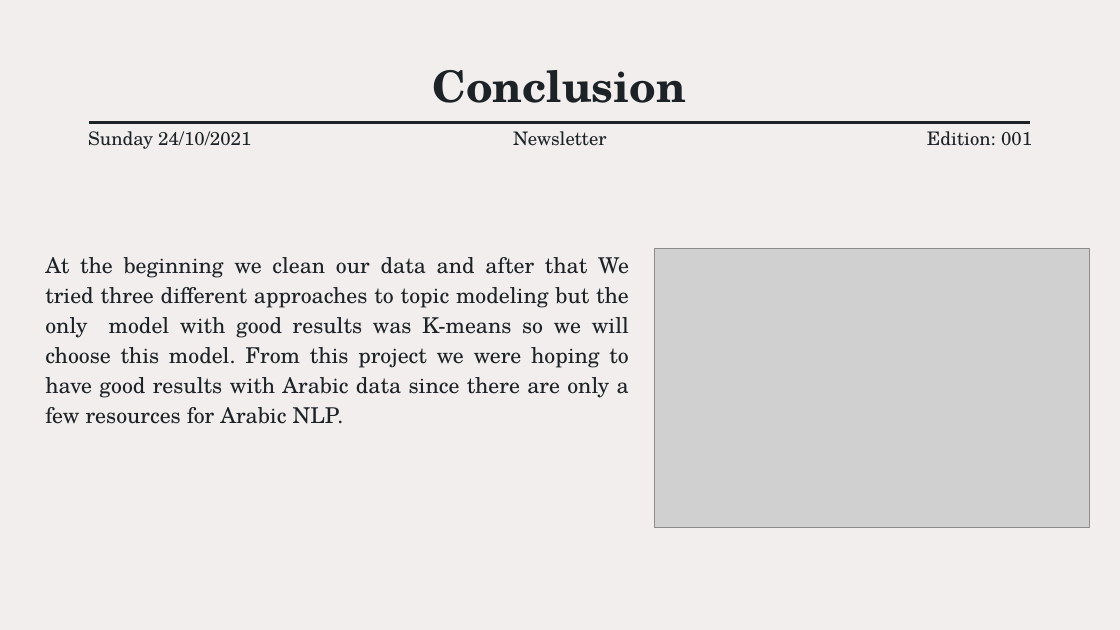
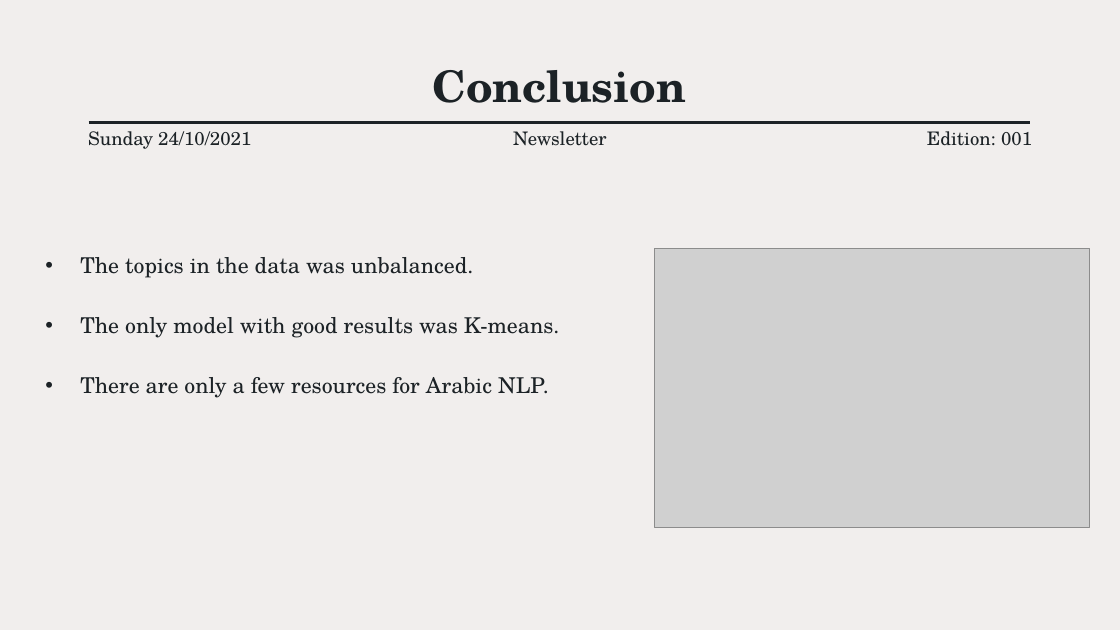
Before and after one commit to MaMuhanna/Arabic_NLP_Unsupervised_Topic_modeling, a slide deck: slide 11 of Topic_Modeling.pptx. Drawn at 1120x630 pixels with LibreOffice and Linux fonts; fonts in the diff are those of the drawing; grey boxes stand for pictures. Boxes give left, top, right and bottom in pixels: in the first picture for what was removed or moved away, otherwise in the second. Text is boxed around its words. In the diff, an @@ line names an element or a change of style, - is before the commit and + after.

```diff
--- a/Topic_Modeling.pptx
+++ b/Topic_Modeling.pptx
@@ subtitle at [80, 257, 560, 398]: text changed @@
-At the beginning we clean our data and after that We tried three different approaches to topic modeling but the only model with good results was K-means so we will choose this model. From this project we were hoping to have good results with Arabic data since there are only a few resources for Arabic NLP.
+• The topics in the data was unbalanced.
+• The only model with good results was K-means.
+• There are only a few resources for Arabic NLP.
```
Also in this commit, not shown: 3 other slides changed, 11 other files.
